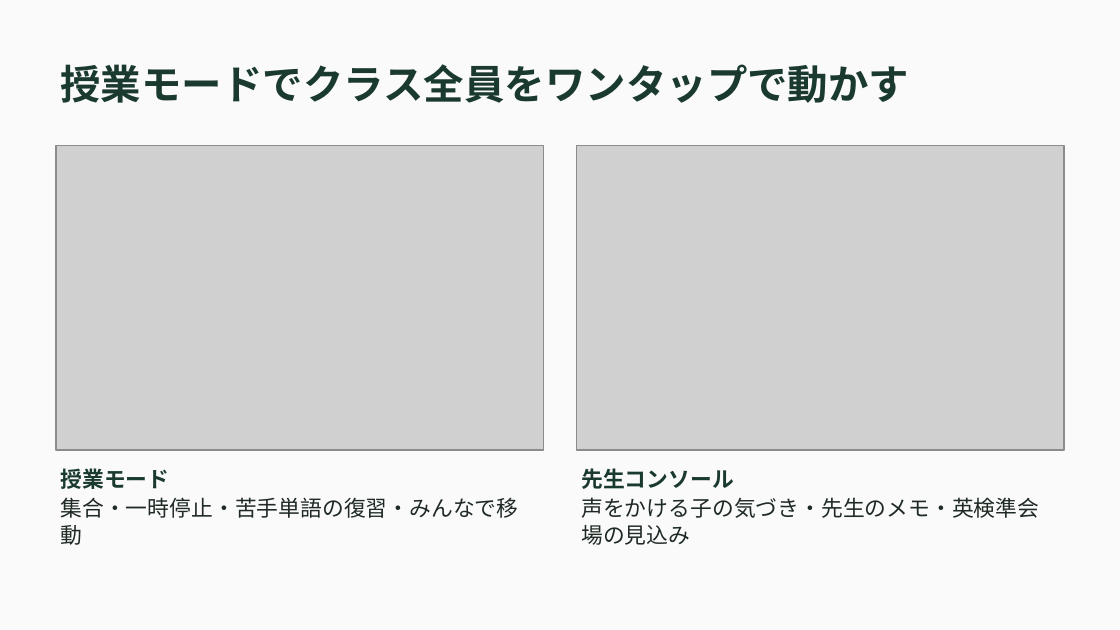
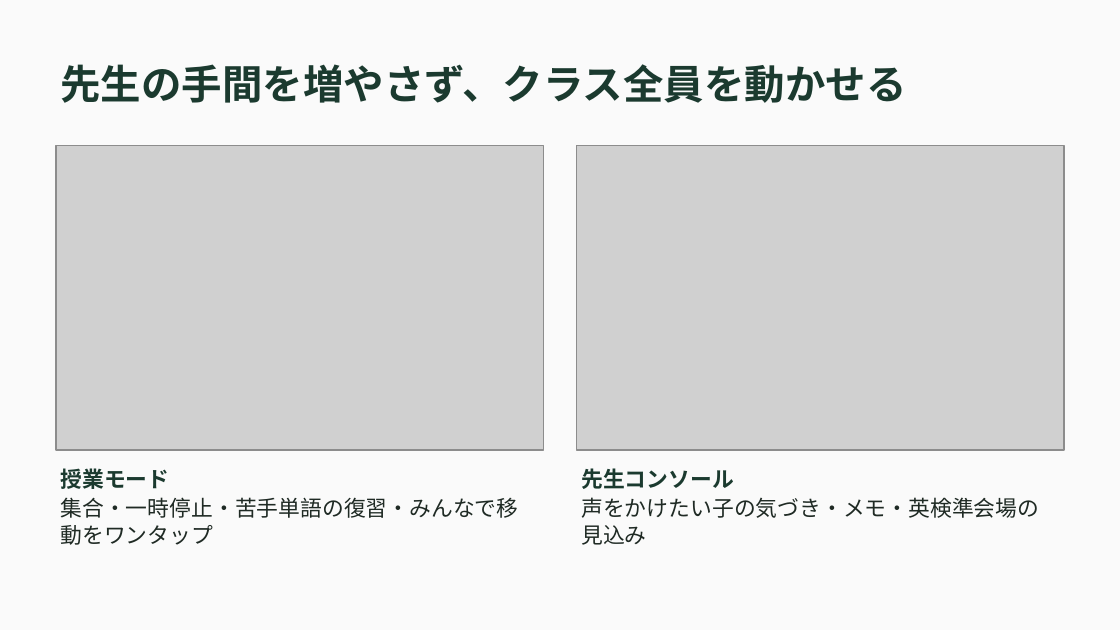
Before and after one commit to Yuto622/uspeak_meta, a slide deck: slide 5 of docs/deck/U-Speak_Web版_サービス資料.pptx (slide 4 before the commit). Drawn at 1120x630 pixels with LibreOffice and Linux fonts; fonts in the diff are those of the drawing; grey boxes stand for pictures. Boxes give left, top, right and bottom in pixels: in the first picture for what was removed or moved away, otherwise in the second. Text is boxed around its words. In the diff, an @@ line names an element or a change of style, - is before the commit and + after.

```diff
--- a/docs/deck/U-Speak_Web版_サービス資料.pptx
+++ b/docs/deck/U-Speak_Web版_サービス資料.pptx
@@ text at (x1=60, y1=64, x2=906, y2=103): text changed @@
-授業モードでクラス全員をワンタップで動かす
+先生の手間を増やさず、クラス全員を動かせる
@@ text at (x1=60, y1=497, x2=518, y2=545): text changed @@
-集合・一時停止・苦手単語の復習・みんなで移動
+集合・一時停止・苦手単語の復習・みんなで移動をワンタップ
@@ text at (x1=581, y1=497, x2=1039, y2=545): text changed @@
-声をかける子の気づき・先生のメモ・英検準会場の見込み
+声をかけたい子の気づき・メモ・英検準会場の見込み
```
Also in this commit, not shown: 7 slides added, 5 slides removed.
